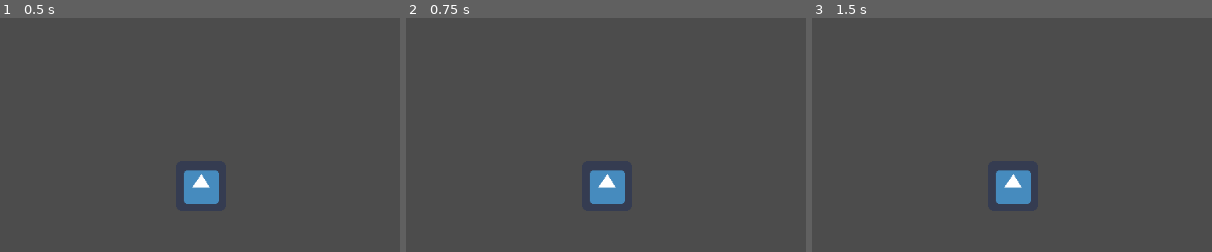
Above: before the commit, frames 1-3 (left to right).
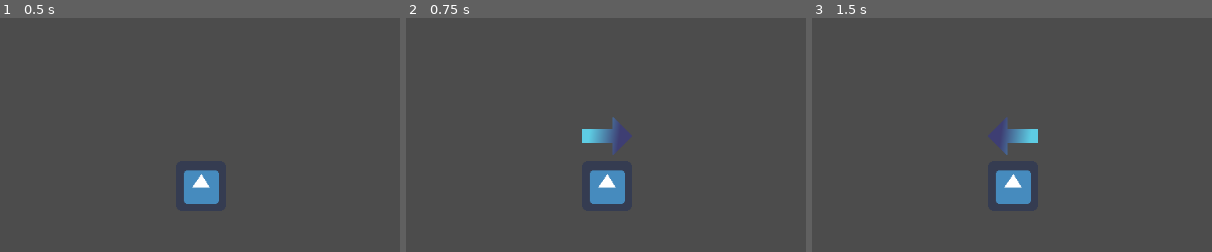
Above: after the commit, the same moments.

Repository: tpneumann/big-brain
Game: Godot game, scene res://Scenes/Main.tscn
Same seed, same stepped clock (60 frames per second), same inputs: the game is played once before the commit and once after it. The engine's default icon, where the game draws it, is replaced by a stand-in: a white triangle on a blue panel in a dark square.
Inputs:
- Up to frame 1 (0.5 s): no input
- Up to frame 2 (0.75 s): tap Enter at 0.5 s; hold Right (ui_right) from 0.53 s (still down)
- Up to frame 3 (1.5 s): tap Space at 1.25 s; release Right (ui_right) at 1.28 s; hold Left (ui_left) from 1.28 s (still down)
The pictures show only the part of the screen within x 25-75%, y 47-97%; the shares and areas given below are measured in that part.

Frame 1 is identical in both runs. In frame 2, 0.9% of the frame differs, in the area x 44-57%, y 42-59%; in frame 3, 0.9%.
Error before the commit: Invalid get index 'y' (on base: 'Node2D'). (res://Scripts/Player.gd:26)

Commit message:
whacking trash now possible

Diff:
--- /dev/null
+++ b/Clean Up Act/Scenes/HitLeft.tscn
@@ -0,0 +1,16 @@
+[gd_scene load_steps=3 format=2]
+
+[ext_resource path="res://Sprites/hit_left.png" type="Texture" id=1]
+
+[sub_resource type="RectangleShape2D" id=1]
+extents = Vector2( 32, 10 )
+
+[node name="HitLeft" type="KinematicBody2D" groups=[
+"left_swipe",
+]]
+
+[node name="Sprite" type="Sprite" parent="."]
+texture = ExtResource( 1 )
+
+[node name="CollisionShape2D" type="CollisionShape2D" parent="."]
+shape = SubResource( 1 )
--- /dev/null
+++ b/Clean Up Act/Scenes/HitRight.tscn
@@ -0,0 +1,16 @@
+[gd_scene load_steps=3 format=2]
+
+[ext_resource path="res://Sprites/hit_right.png" type="Texture" id=1]
+
+[sub_resource type="RectangleShape2D" id=1]
+extents = Vector2( 30, 10 )
+
+[node name="HitRight" type="KinematicBody2D" groups=[
+"right_swipe",
+]]
+
+[node name="Sprite" type="Sprite" parent="."]
+texture = ExtResource( 1 )
+
+[node name="CollisionShape2D" type="CollisionShape2D" parent="."]
+shape = SubResource( 1 )
--- /dev/null
+++ b/Clean Up Act/Scenes/HittingScene.tscn
@@ -0,0 +1,14 @@
+[gd_scene load_steps=4 format=2]
+
+[ext_resource path="res://Scenes/TrashSpawner.tscn" type="PackedScene" id=1]
+[ext_resource path="res://Scenes/MainCamera.tscn" type="PackedScene" id=2]
+[ext_resource path="res://Scenes/Player.tscn" type="PackedScene" id=3]
+
+[node name="Node2D" type="Node2D"]
+
+[node name="TrashSpawner" parent="." instance=ExtResource( 1 )]
+position = Vector2( 0, -350 )
+
+[node name="MainCamera" parent="." instance=ExtResource( 2 )]
+
+[node name="Player" parent="." instance=ExtResource( 3 )]
--- a/Clean Up Act/Scripts/Paper.gd
+++ b/Clean Up Act/Scripts/Paper.gd
@@ -2,3 +2,13 @@
 
 #NOTHING HERE YET
 #TODO: OVERWRITE hit_left / hit_right
+
+#inherits from TrashMover, should have access to all variables in TrashMover
+
+func hit_left():
+	print("Paper hit left")
+	velocity = Vector2(0, newSpeed).rotated(deg2rad(90))
+
+func hit_right():
+	print("Paper hit right")
+	velocity = Vector2(0, newSpeed).rotated(deg2rad(240))
--- a/Clean Up Act/Scripts/Plastic.gd
+++ b/Clean Up Act/Scripts/Plastic.gd
@@ -2,3 +2,16 @@
 
 #NOTHING HERE YET
 #TODO: OVERWRITE hit_left / hit_right
+
+#inherits from TrashMover, should have access to all variables in TrashMover
+
+func hit_left():
+	print("Plastic hit left")
+	velocity = Vector2(0, newSpeed).rotated(deg2rad(120))
+
+func hit_right():
+	print("Plastic hit right")
+	velocity = Vector2(0, newSpeed).rotated(deg2rad(270))
+
+func _process(delta):
+	print("bigTest")
--- a/Clean Up Act/Scripts/Player.gd
+++ b/Clean Up Act/Scripts/Player.gd
@@ -7,26 +7,48 @@
 var air = 100;
 var sentance = 80;
 
+#holds swipe timer stuff
+var swipeActive
+var swipeCooldown
+var canSwipe = true
+var sActive = .2
+var sCooldown = .1
+
+#holds reference to the swipe object
+var swipe
+var swipePosition
+var swipeY = -64
+
+#holds reference to swipe scenes
+onready var hitLeft  = preload("res://Scenes/HitLeft.tscn")
+onready var hitRight = preload("res://Scenes/HitRight.tscn")
+
 # Called when the node enters the scene tree for the first time.
 func _ready():
-	pass # Replace with function body.
+	swipeActive = Timer.new()
+	swipeActive.connect("timeout",self,"_on_swipeActive_timeout")
+	add_child(swipeActive)
+	swipeActive.one_shot = true
+
+	swipeCooldown = Timer.new()
+	swipeCooldown.connect("timeout",self,"_on_swipeCooldown_timeout")
+	add_child(swipeCooldown)
+	swipeCooldown.one_shot = true
+
+	swipePosition = Vector2(global_position.x, global_position.y + swipeY)
+
 
 # Called every frame. 'delta' is the elapsed time since the previous frame.
 func _process(delta):
-	var object = get_parent().get_node(".")
-	if Input.is_action_just_pressed("ui_left"):
-		#move other object left
-		object.position = Vector2(100, object.y)
+	#var object = get_parent().get_node(".")
 
-			##if wrong, age ++
-			##if right, age --
-		pass
-	if Input.is_action_just_pressed("ui_right"):
-		#move other object right
-		object.position = Vector2(1000, object.y)
-			##if wrong, age ++
-			##if right, age --
-		pass
+	if canSwipe:
+		if Input.is_action_just_pressed("ui_left"):
+			make_swipe(hitLeft)
+
+		if Input.is_action_just_pressed("ui_right"):
+			make_swipe(hitRight)
+
 
 	##if object.is_colliding():
 		##update_sentance(-5, -5, 6);
@@ -34,6 +56,27 @@
 
 	##if player hit
 		##remove food + air?
+
+func make_swipe(hitDir):
+
+	swipe = hitDir.instance()
+	add_child(swipe)
+	swipe.global_position = swipePosition
+
+	canSwipe = false;
+
+	swipeActive.start(sActive)
+
+func _on_swipeActive_timeout():
+
+	swipe.queue_free()
+	remove_child(swipe)
+
+	swipeCooldown.start(sCooldown)
+
+func _on_swipeCooldown_timeout():
+	canSwipe = true
+
 func update_sentance(cFood, cAir, cSentance):
 	food = food + cFood
 	air = air + cAir
--- a/Clean Up Act/Scripts/TrashMover.gd
+++ b/Clean Up Act/Scripts/TrashMover.gd
@@ -4,13 +4,17 @@
 
 #creats a velocity variable to be referenced in drop and _process
 var velocity = Vector2()
+var speed = 0
+var newSpeed = 2
 
 #call when trash gets created, sets position to be created at, direction of sprite and speed
 func drop(pos, dir, spd):
 
 	global_position = pos
 	rotation = dir
-	velocity = Vector2(0, spd).rotated(rotation)
+	speed = spd
+	newSpeed *= speed
+	velocity = Vector2(0, speed).rotated(rotation)
 
 
 # Called every frame. 'delta' is the elapsed time since the previous frame.
@@ -50,8 +54,8 @@
 
 #Must be inherited by paper and plastic
 func hit_left():
-	pass
+	print("hit_left")
 
 #Must be inherited by paper and plastic
 func hit_right():
-	pass
+	print("hit_right")
Binary file added: Clean Up Act/Sprites/hit_left.png
Not shown, added: Clean Up Act/Sprites/hit_left.png.import
Binary file added: Clean Up Act/Sprites/hit_right.png
Not shown, added: Clean Up Act/Sprites/hit_right.png.import
